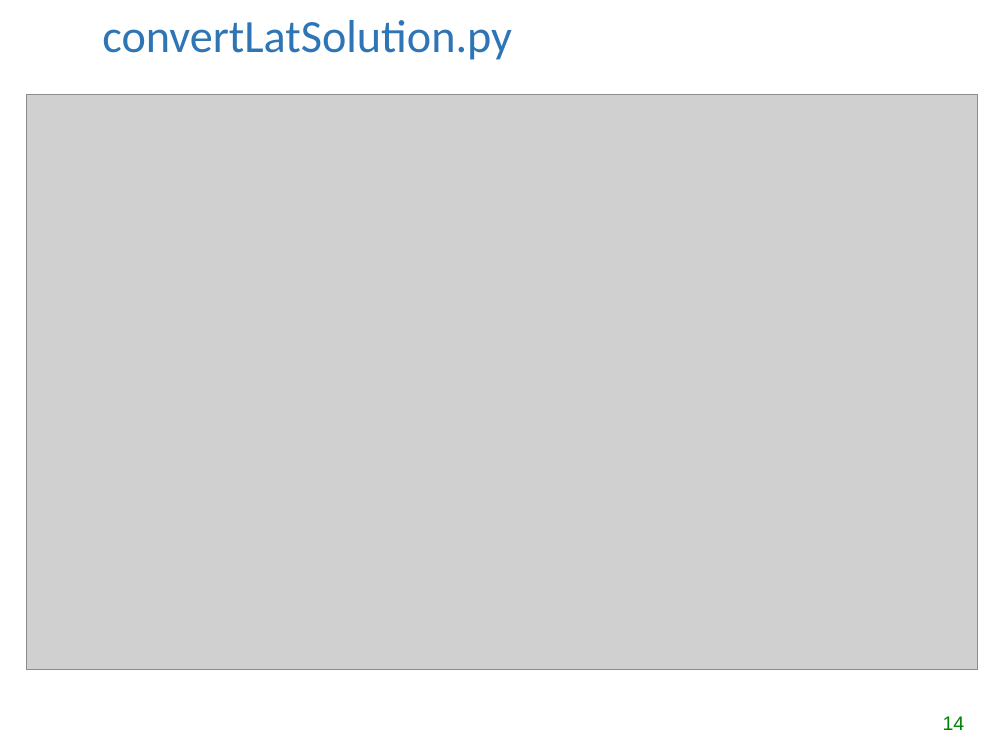
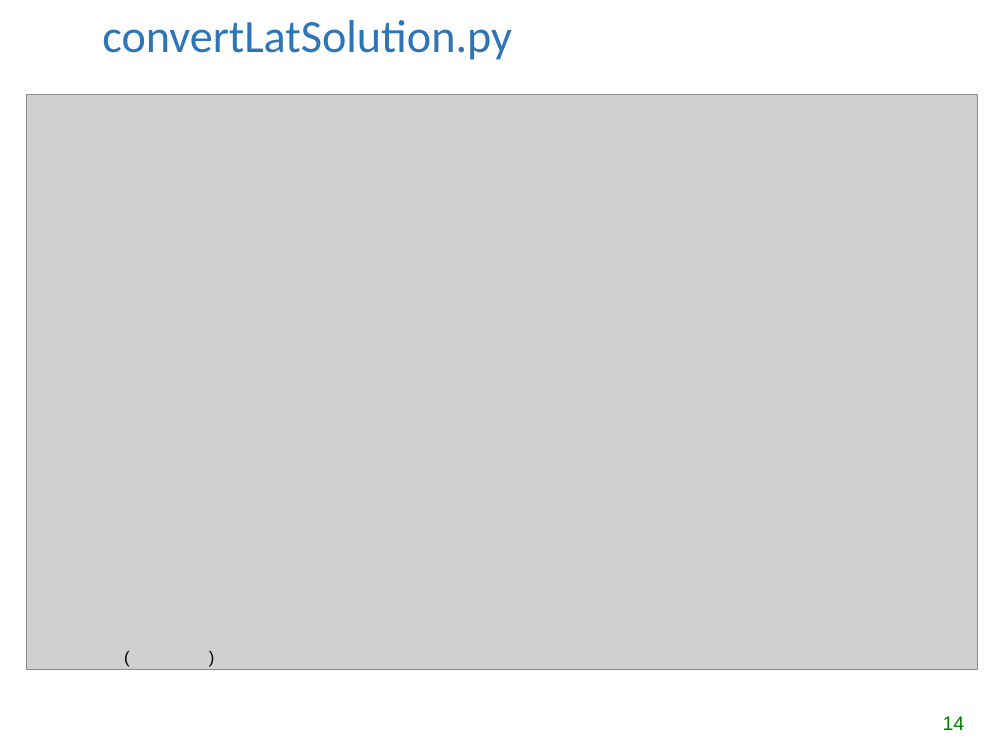
Before and after one commit to lgtateos/gis540, a slide deck: slide 14 of slides/lists_and_tuples.ppt. Drawn at 1008x756 pixels with LibreOffice and Linux fonts; fonts in the diff are those of the drawing; grey boxes stand for pictures. Boxes give left, top, right and bottom in pixels: in the first picture for what was removed or moved away, otherwise in the second. Text is boxed around its words. In the diff, an @@ line names an element or a change of style, - is before the commit and + after.

```diff
--- a/slides/lists_and_tuples.ppt
+++ b/slides/lists_and_tuples.ppt
@@ text added at box(114, 641, 239, 671), 12 pt, text #000000 @@
+( )
```
Also in this commit, not shown: 5 other slides changed.
